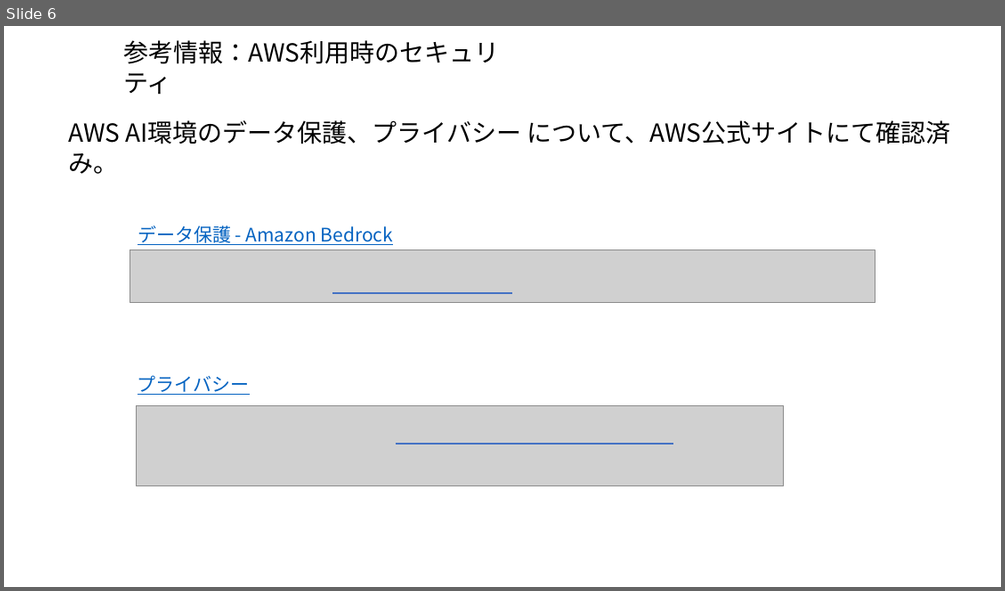
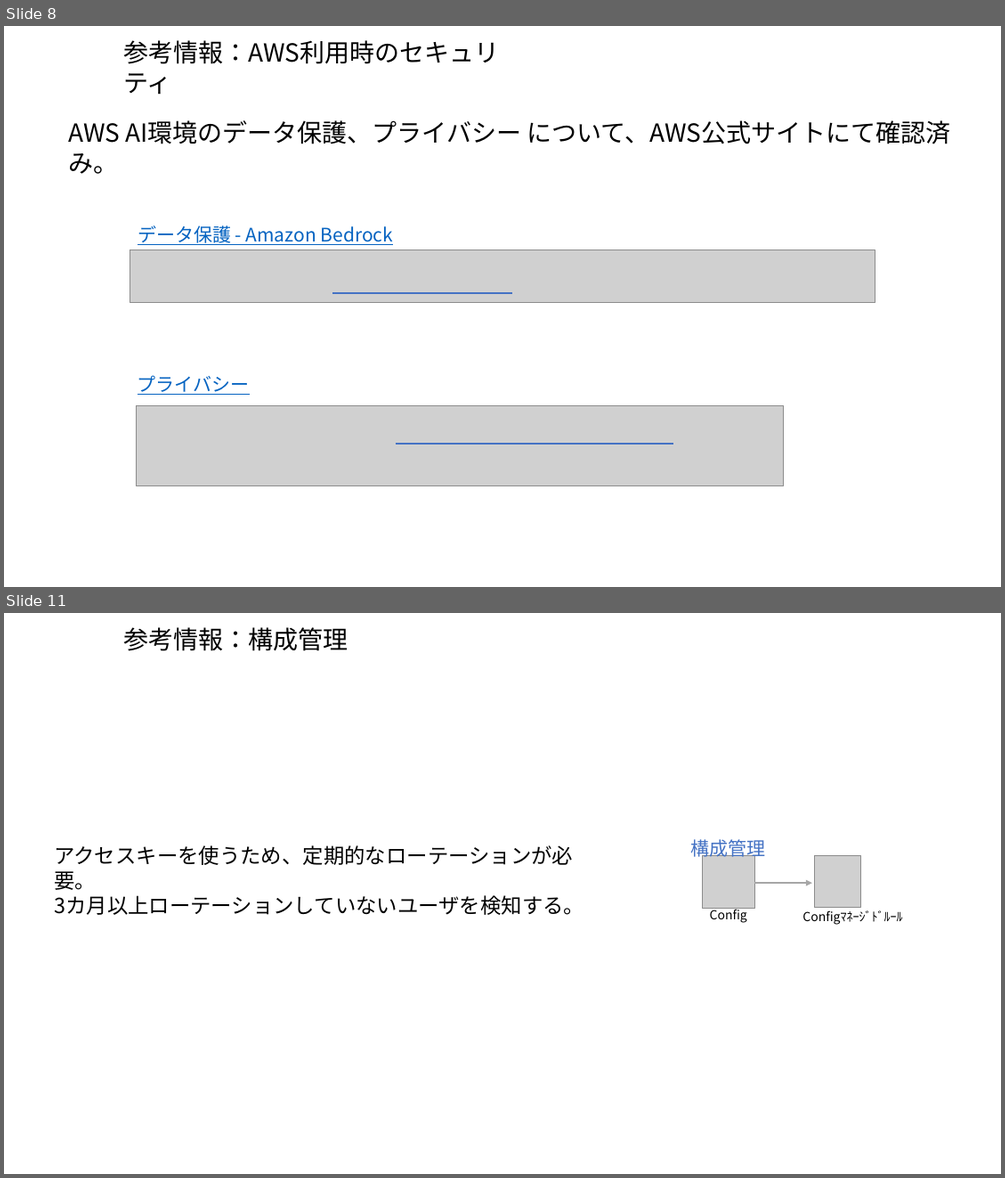
Before and after one commit to kiri0408/tyaga, a slide deck: aws_memo.pptx. Shown one above the other, each under a label of ours: slide 6 before the commit, slides 8 and 11 after it; the slides between them are not shown. The pictures are 1005x591 and 1005x1178 pixels, drawn with LibreOffice and Linux fonts; fonts in the diff are those of the drawing; grey boxes stand for pictures. Boxes give left, top, right and bottom in pixels: in the first picture for what was removed or moved away, otherwise in the second. Text is boxed around its words. In the diff, an @@ line names an element or a change of style, - is before the commit and + after.

```diff
--- a/aws_memo.pptx
+++ b/aws_memo.pptx
@@ slide 11 added at box(4, 613, 1001, 1174), background #FFFFFF @@
@@ text added at box(123, 627, 348, 651), 24 pt, text #000000 @@
+参考情報：構成管理
@@ text added at box(54, 845, 573, 890), 20 pt, text #000000 @@
+アクセスキーを使うため、定期的なローテーションが必要。
+3カ月以上ローテーションしていないユーザを検知する。
@@ text added at box(691, 836, 766, 860), 18 pt, text #4472C4 @@
+構成管理
@@ picture added at box(703, 855, 755, 908) @@
@@ picture added at box(815, 856, 861, 908) @@
@@ arrow added from (755, 883) to (812, 883), #A6A6A6 1.5 pt @@
@@ text added at box(710, 907, 747, 923), 12 pt, text #000000 @@
+Config
@@ text added at box(802, 910, 902, 925), 12 pt, text #000000 @@
+Configﾏﾈｰｼﾞﾄﾞﾙｰﾙ
@@ what was slide 6 is now slide 8 @@
```
Also in this commit, not shown: 5 slides changed, 2 other slides added.
